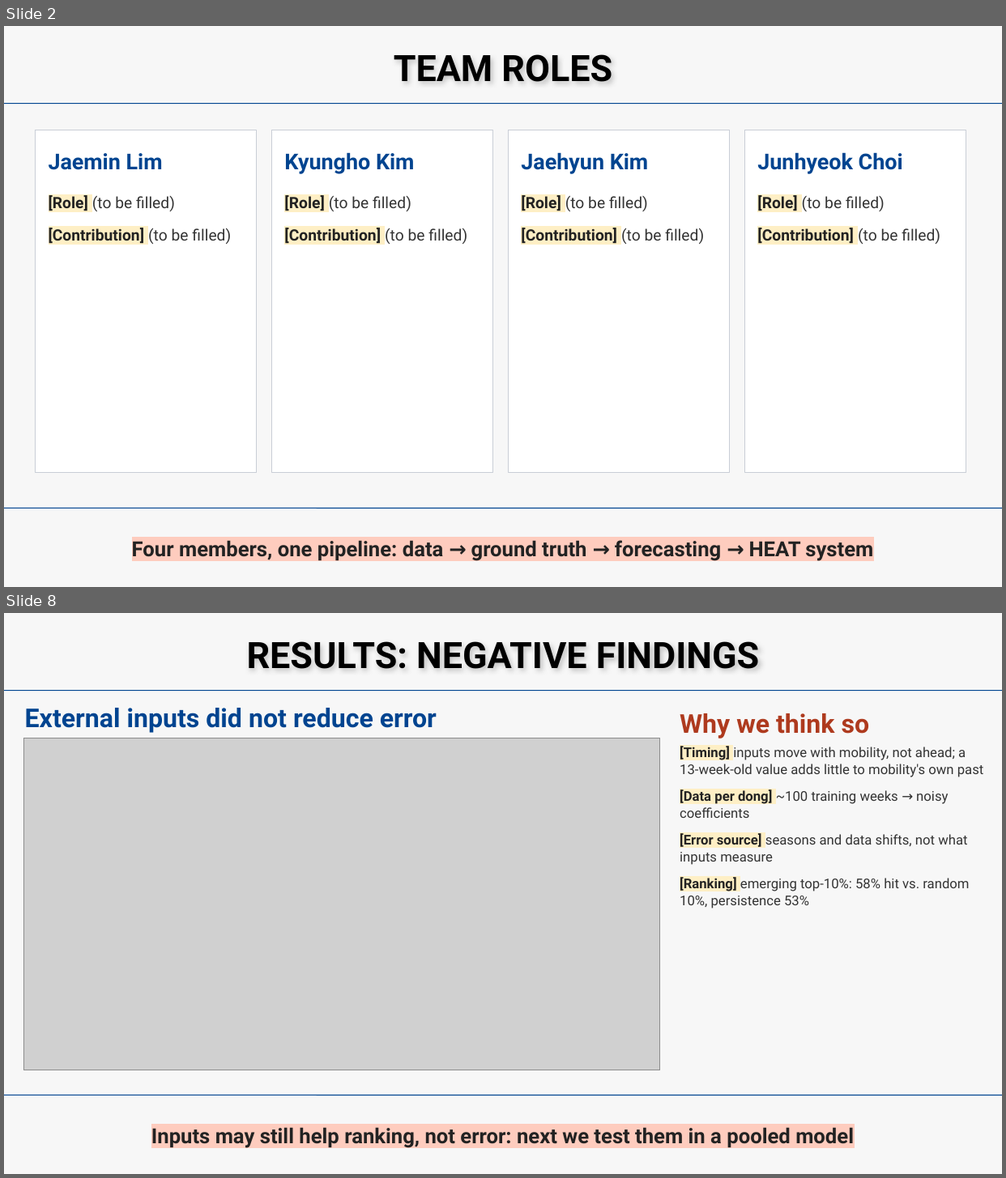
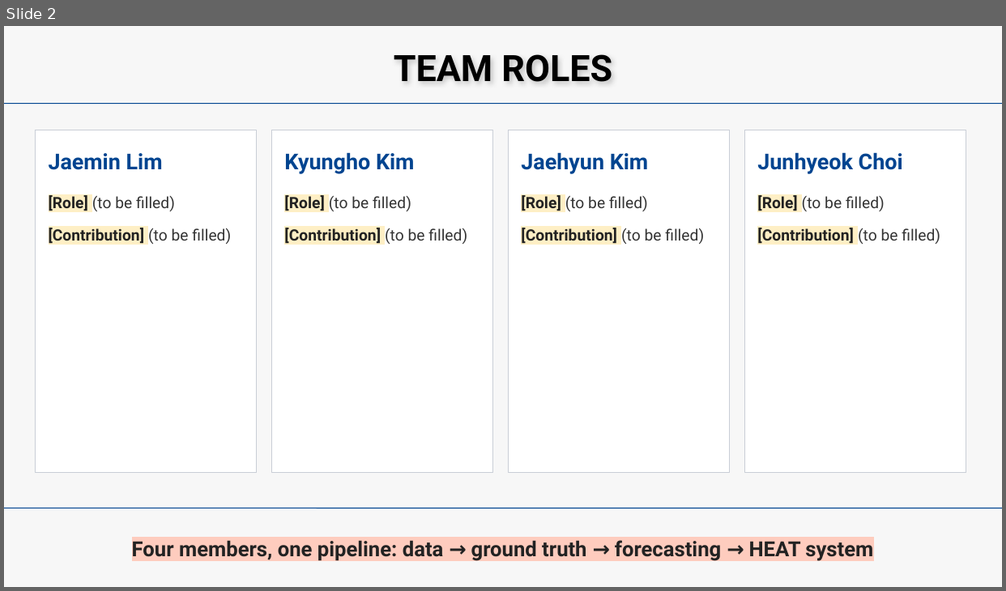
Before and after one commit to beblack127/HEAT, a slide deck: reports/gt_midterm/slides/HEAT_midterm.pptx. Shown one above the other, each under a label of ours: slides 2 and 8 before the commit, slide 2 after it; the slides between them are not shown. The pictures are 1006x1178 and 1006x591 pixels, drawn with LibreOffice and Linux fonts; fonts in the diff are those of the drawing; grey boxes stand for pictures. Boxes give left, top, right and bottom in pixels: in the first picture for what was removed or moved away, otherwise in the second. Text is boxed around its words. In the diff, an @@ line names an element or a change of style, - is before the commit and + after.

```diff
--- a/reports/gt_midterm/slides/HEAT_midterm.pptx
+++ b/reports/gt_midterm/slides/HEAT_midterm.pptx
@@ slide 8 removed at [4, 613, 1002, 1174], background #F7F7F7 @@
@@ text removed at [247, 641, 759, 669] @@
-RESULTS: NEGATIVE FINDINGS
@@ line removed from (4, 690) to (1002, 690) @@
@@ text removed at [25, 708, 437, 733] @@
-External inputs did not reduce error
@@ text removed at [680, 713, 870, 739] @@
-Why we think so
@@ picture removed at [24, 738, 659, 1071] @@
@@ text removed at [680, 746, 984, 909] @@
-[Timing] inputs move with mobility, not ahead; a 13-week-old value adds little to mobility's own past
-[Data per dong] ~100 training weeks → noisy coefficients
-[Error source] seasons and data shifts, not what inputs measure
-[Ranking] emerging top-10%: 58% hit vs. random 10%, persistence 53%
@@ line removed from (4, 1096) to (1002, 1096) @@
@@ text removed at [151, 1127, 854, 1148] @@
-Inputs may still help ranking, not error: next we test them in a pooled model
```
Also in this commit, not shown: 6 slides changed, 4 slides added, 3 other slides removed, 13 other files.
